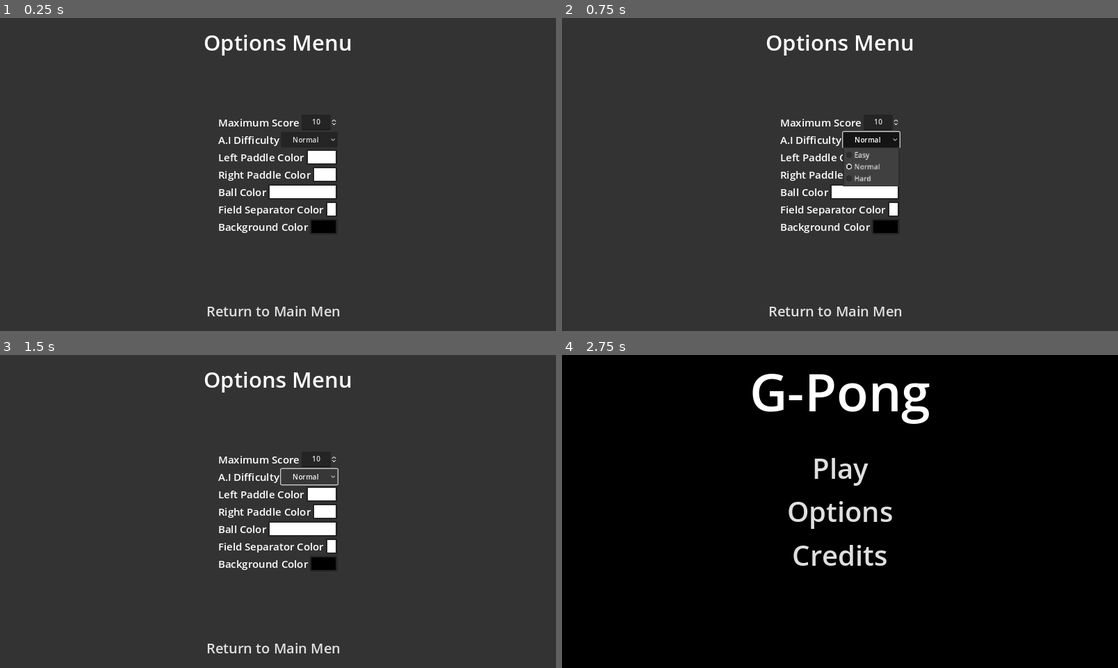
Above: before the commit, frames 1-4 (two rows, left to right).
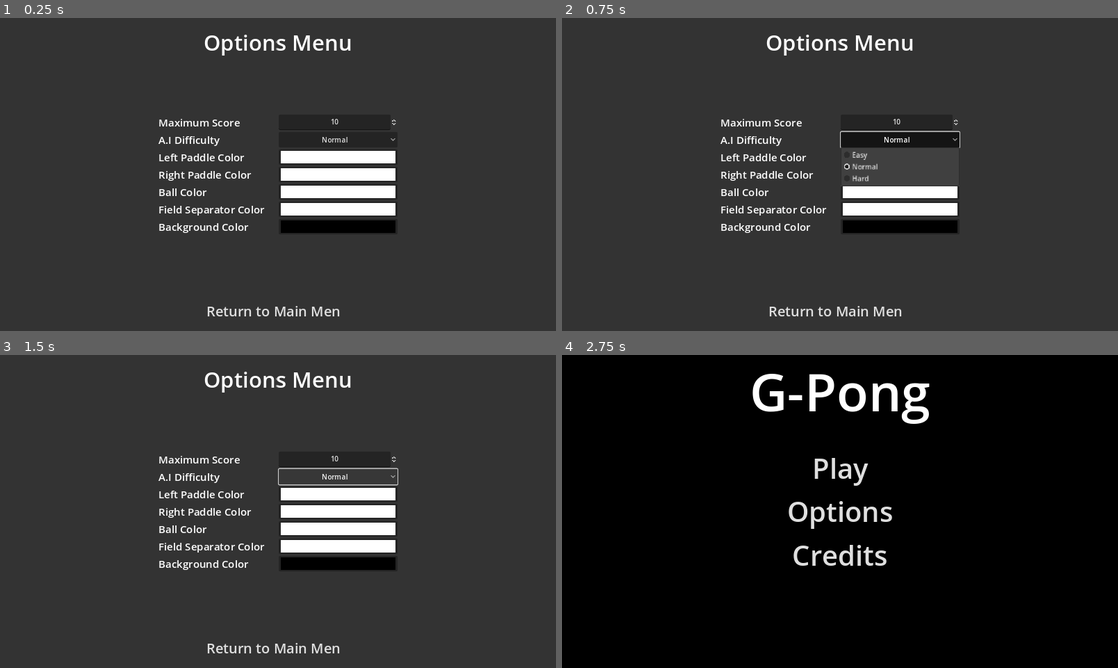
Above: after the commit, the same moments.

Repository: SimoneStarace/G-Pong
Game: Godot game, scene res://scenes/ui/menus/option_menu.tscn
The game is run twice, just before and just after one commit, with the same random seed, the same clock (stepped at 60 frames per second) and the same inputs. This scene is started directly instead of the project's main scene.
Inputs:
- Up to frame 1 (0.25 s): no input
- Up to frame 2 (0.75 s): click "Normal" at 0.5 s
- Up to frame 3 (1.5 s): click "Normal" at 1.25 s
- Up to frame 4 (2.75 s): click "Return to Main Menu" at 2 s

The runs differ from the first frame. In frame 1, 5.1% of the frame differs, in the area x 28-72%, y 32-69%; in frame 2, 4.6%; in frame 3, 5.3%; in frame 4, nothing differs.

Commit message:
Fix size of labels containers

Diff:
--- a/scenes/ui/menus/option_menu.tscn
+++ b/scenes/ui/menus/option_menu.tscn
@@ -48,6 +48,7 @@
 _menu_name = "start_menu"
 
 [node name="Options" type="VBoxContainer" parent="MarginContainer"]
+custom_minimum_size = Vector2(550, 0)
 layout_mode = 2
 size_flags_horizontal = 4
 size_flags_vertical = 4
@@ -59,11 +60,13 @@
 
 [node name="Label" type="Label" parent="MarginContainer/Options/ScoreOption"]
 layout_mode = 2
+size_flags_horizontal = 3
 theme_override_font_sizes/font_size = 24
 text = "Maximum Score"
 vertical_alignment = 1
 
 [node name="SpinBox" type="SpinBox" parent="MarginContainer/Options/ScoreOption"]
+custom_minimum_size = Vector2(200, 0)
 layout_mode = 2
 size_flags_horizontal = 3
 min_value = 1.0
@@ -77,11 +80,13 @@
 
 [node name="Label" type="Label" parent="MarginContainer/Options/DifficultyOption"]
 layout_mode = 2
+size_flags_horizontal = 3
 theme_override_font_sizes/font_size = 24
 text = "A.I Difficulty"
 vertical_alignment = 1
 
 [node name="OptionButton" type="OptionButton" parent="MarginContainer/Options/DifficultyOption"]
+custom_minimum_size = Vector2(200, 0)
 layout_mode = 2
 size_flags_horizontal = 3
 alignment = 1
@@ -100,6 +105,7 @@
 
 [node name="Label" type="Label" parent="MarginContainer/Options/LeftPaddleOption"]
 layout_mode = 2
+size_flags_horizontal = 3
 theme_override_font_sizes/font_size = 24
 text = "Left Paddle Color"
 vertical_alignment = 1
@@ -115,6 +121,7 @@
 
 [node name="Label" type="Label" parent="MarginContainer/Options/RightPaddleOption"]
 layout_mode = 2
+size_flags_horizontal = 3
 theme_override_font_sizes/font_size = 24
 text = "Right Paddle Color"
 vertical_alignment = 1
@@ -130,6 +137,7 @@
 
 [node name="Label" type="Label" parent="MarginContainer/Options/BallOption"]
 layout_mode = 2
+size_flags_horizontal = 3
 theme_override_font_sizes/font_size = 24
 text = "Ball Color"
 vertical_alignment = 1
@@ -145,6 +153,7 @@
 
 [node name="Label" type="Label" parent="MarginContainer/Options/SeparatorOption"]
 layout_mode = 2
+size_flags_horizontal = 3
 theme_override_font_sizes/font_size = 24
 text = "Field Separator Color"
 vertical_alignment = 1
@@ -160,6 +169,7 @@
 
 [node name="Label" type="Label" parent="MarginContainer/Options/BackgroundOption"]
 layout_mode = 2
+size_flags_horizontal = 3
 theme_override_font_sizes/font_size = 24
 text = "Background Color"
 vertical_alignment = 1
